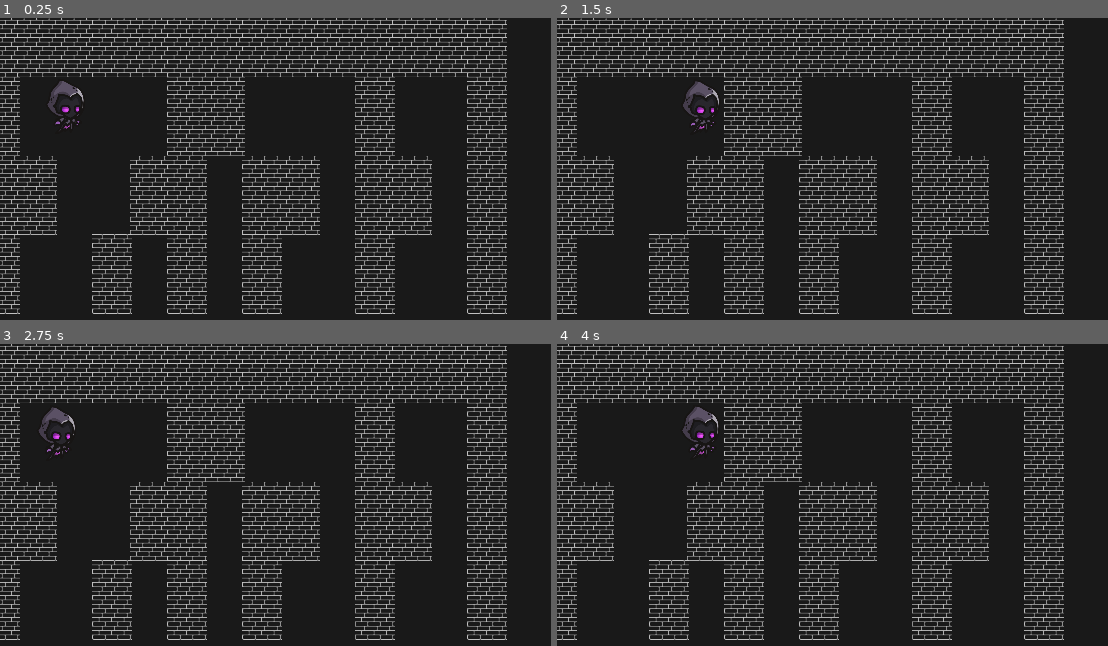
Above: before the commit, frames 1-4 (two rows, left to right).
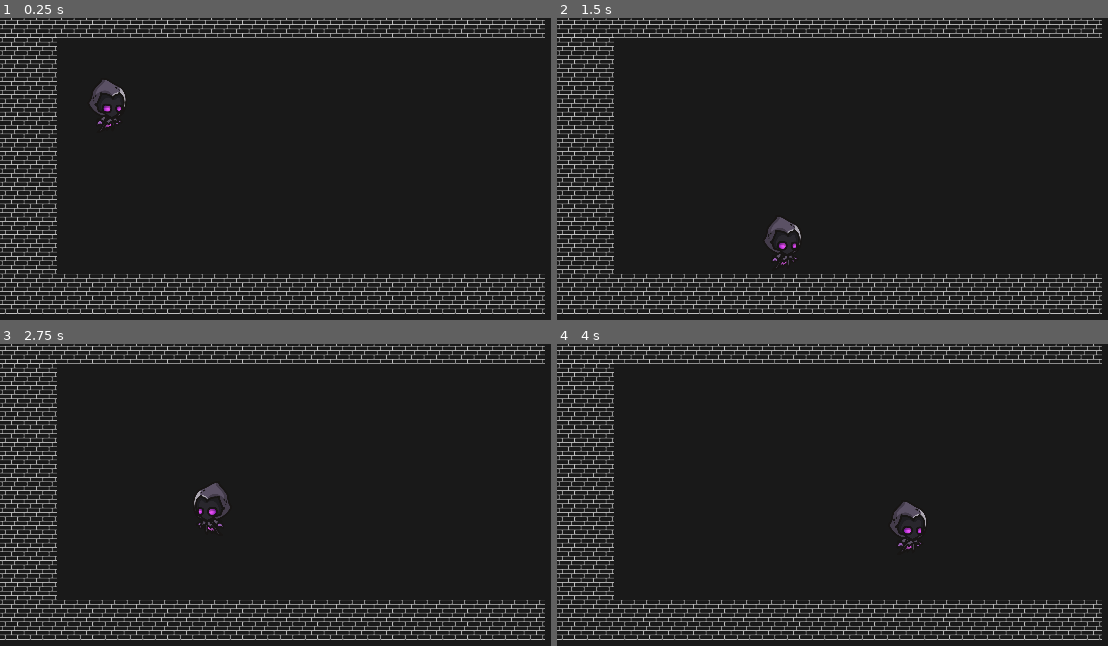
Above: after the commit, the same moments.

Repository: BenC0/uhp
Game: Godot game, scene res://Main/Main.tscn
The game is run twice, just before and just after one commit, with the same random seed, the same clock (stepped at 60 frames per second) and the same inputs.
Inputs:
- Up to frame 1 (0.25 s): no input
- Up to frame 2 (1.5 s): hold Up (ui_up) 0.53-1.28 s; hold Right (ui_right) from 0.53 s (still down); tap Up (ui_up) at 1.35 s
- Up to frame 3 (2.75 s): tap Up (ui_up) at 1.52, 1.82 s; release Right (ui_right) at 2.03 s; hold Left (ui_left) from 2.03 s (still down); hold Up (ui_up) from 2.03 s (still down)
- Up to frame 4 (4 s): release Left (ui_left) at 2.78 s; release Up (ui_up) at 2.78 s; hold Right (ui_right) from 2.78 s (still down); tap Up (ui_up) at 2.85, 3.02, 3.32 s; hold Up (ui_up) from 3.53 s (still down)

The runs differ from the first frame. In frame 1, 15% of the frame differs, in the area x 3-99%, y 0-99%; in frame 2, 15%; in frame 3, 15%; in frame 4, 15%.

Commit message:
tweaked minor settings

Diff:
--- a/Main/Main.gd
+++ b/Main/Main.gd
@@ -12,48 +12,41 @@
 	add_child(WallBlock)
 
 func generate2dMap(width, height):
-	var max_x_blocks = (width / wall_dim_x) + 1
-	var max_y_blocks = (height / wall_dim_y) + 1
+	var max_x_blocks = ceil(width / wall_dim_x)
+	var max_y_blocks = ceil(height / wall_dim_y)
 	var map = []
-	# 2 rows at a time
-	for y in range(max_y_blocks / 2):
+	for y in range(max_y_blocks):
 		# first column is always a block
-		var level1 = [1]
-		var level2 = [1]
-		for x in range(max_x_blocks - 2):
+		var level = [1]
+		for x in range(max_x_blocks):
 			var block
-			# if first or last row, set to block
-			if y == 0 or y == max_y_blocks - 1 or y == max_y_blocks:
+			# if first or last row, or first column, set to block
+			if y == 0 or y >= max_y_blocks - 1 or x == 0:
 				block = 1
-			# if first 2 x 2 (offset by 1x1), set to air
-			elif (y == 1 or y == 2) and (x == 1 or x == 2):
+			else:
 				block = 0
-			else:
-				block = rng.randi_range (0,1)
-			level1.append(block)
-			level2.append(block)
-		# last column is always a block
-		level1.append(1)
-		level2.append(1)
-		map.append(level1)
-		map.append(level2)
+			level.append(block)
+			print(str(x) + ", " + str(y) + ", " + str(max_y_blocks))
+		map.append(level)
 	return map
+
+func generate_level(map):
+	var x_coord = 0
+	var y_coord = 0
+	for y in map:
+		for x in y:
+			if x == 1:
+				addWallPiece(x_coord, y_coord)
+			x_coord += wall_dim_x
+		x_coord = 0
+		y_coord += wall_dim_y
 
 # Called when the node enters the scene tree for the first time.
 func _ready():
 	rng.randomize()
 	screen_size = get_viewport().size
 	var map = generate2dMap(screen_size[0], screen_size[1])
-	var x_coord = 0
-	var y_coord = 0
-	for y in map:
-		for x in y:
-			if x == 1:
-				print(str(x_coord) + ", " + str(y_coord))
-				addWallPiece(x_coord, y_coord)
-			x_coord += wall_dim_x
-		x_coord = 0
-		y_coord += wall_dim_y
+	generate_level(map)
 
 # Called every frame. 'delta' is the elapsed time since the previous frame.
 #func _process(delta):
--- a/Main/Main.tscn
+++ b/Main/Main.tscn
@@ -7,7 +7,7 @@
 script = ExtResource( 3 )
 
 [node name="Player" parent="." instance=ExtResource( 1 )]
-position = Vector2( 105, 143 )
+position = Vector2( 175, 143 )
 z_index = 1
 
 [node name="ColorRect" type="ColorRect" parent="."]
--- a/Player/Player.gd
+++ b/Player/Player.gd
@@ -1,7 +1,8 @@
 extends KinematicBody2D
 
-const GRAVITY = 2000
+const GRAVITY = 200.0
 const WALK_SPEED = 200
+const JUMP_FORCE = 200
 
 var velocity = Vector2()
 
@@ -13,15 +14,13 @@
 	elif Input.is_action_pressed("ui_right"):
 		velocity.x =  WALK_SPEED
 	else:
-		velocity.x = 0
+		velocity.x = lerp(velocity.x, 0, 0.1)
 
-	if Input.is_action_pressed("ui_up"):
-		velocity.y = -WALK_SPEED
-	elif Input.is_action_pressed("ui_down"):
-		velocity.y =  WALK_SPEED
-	else:
-		velocity.y = 0
+	if Input.is_action_pressed("ui_up") and is_on_floor():
+		velocity.y = -JUMP_FORCE
 
+	if velocity.x != 0:
+		$AnimatedSprite.flip_h = velocity.x < 0
 	# We don't need to multiply velocity by delta because "move_and_slide" already takes delta time into account.
 
 	# The second parameter of "move_and_slide" is the normal pointing up.
--- a/Player/Player.tscn
+++ b/Player/Player.tscn
@@ -49,7 +49,7 @@
 [node name="AnimatedSprite" type="AnimatedSprite" parent="."]
 frames = SubResource( 1 )
 animation = "idle"
-frame = 2
+frame = 8
 playing = true
 
 [node name="CollisionPolygon2D" type="CollisionPolygon2D" parent="."]
